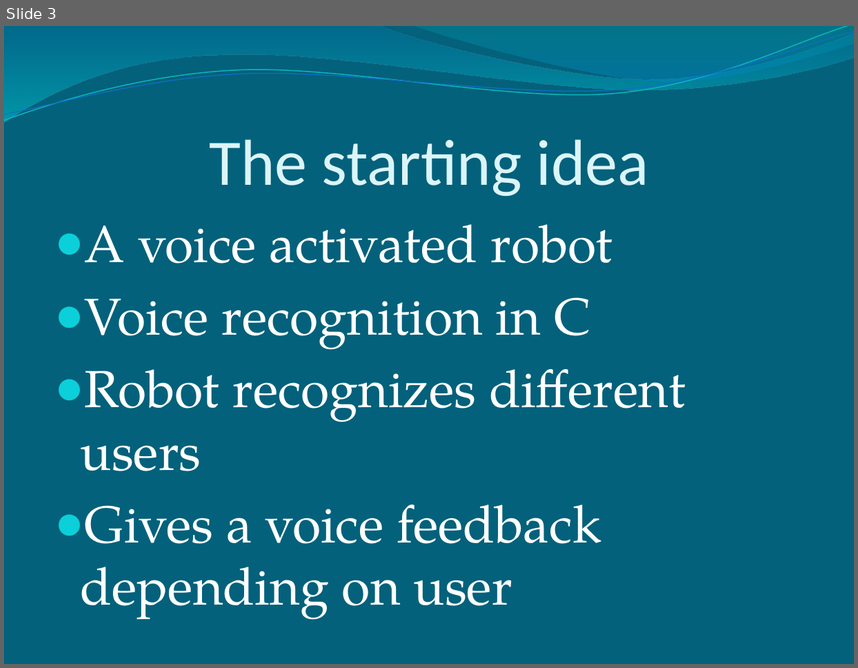
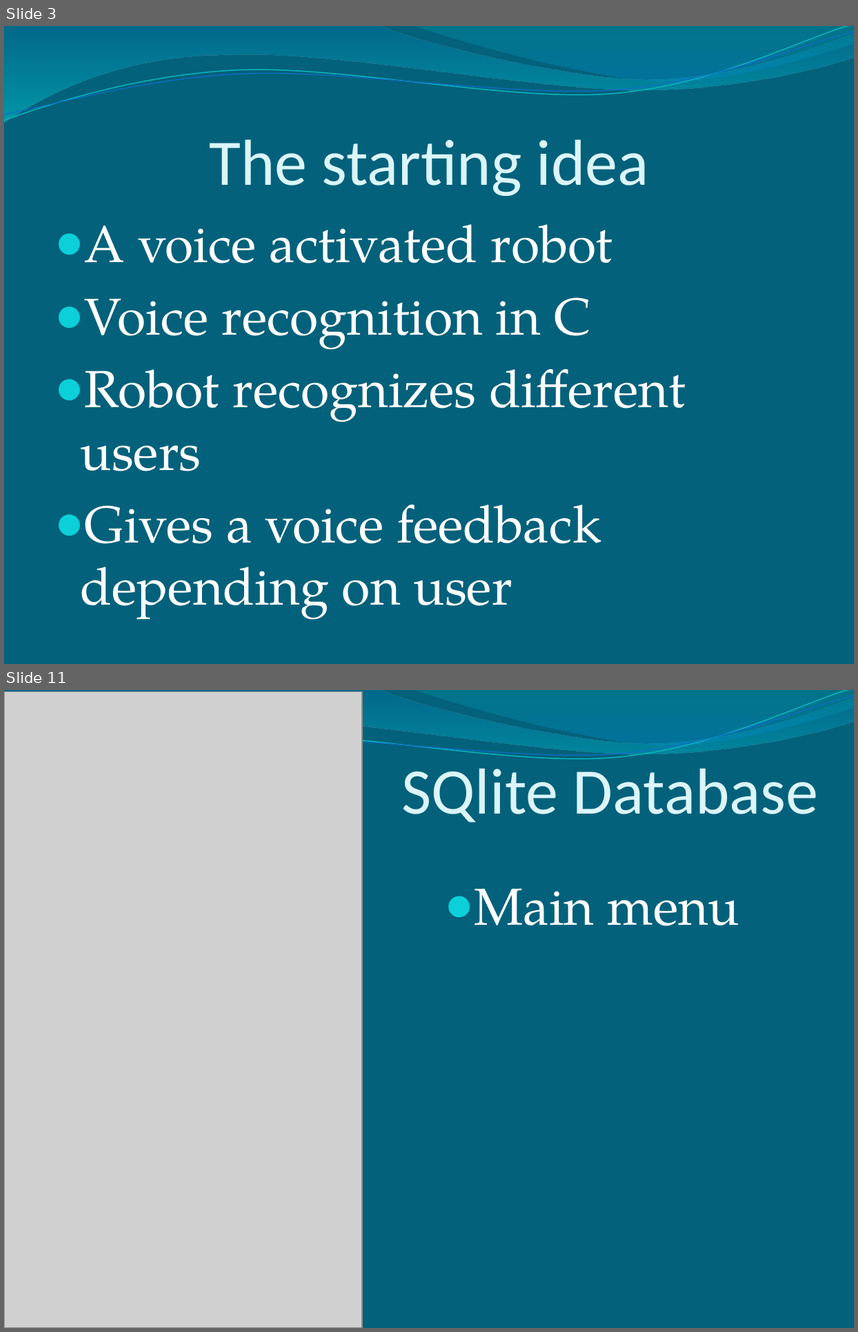
Before and after one commit to Pontus92/JAMP, a slide deck: PowerPoint/Easy Speech.pptx. Shown one above the other, each under a label of ours: slide 3 before the commit, slides 3 and 11 after it; the slides between them are not shown. The pictures are 858x668 and 858x1332 pixels, drawn with LibreOffice and Linux fonts; fonts in the diff are those of the drawing; grey boxes stand for pictures. Boxes give left, top, right and bottom in pixels: in the first picture for what was removed or moved away, otherwise in the second. Text is boxed around its words. In the diff, an @@ line names an element or a change of style, - is before the commit and + after.

```diff
--- a/PowerPoint/Easy Speech.pptx
+++ b/PowerPoint/Easy Speech.pptx
@@ slide 11 added at box(4, 690, 854, 1328), background #04617B; not listed: 4 template elements that a slide beside it also shows @@
@@ picture added at box(5, 691, 363, 1328) @@
@@ title added at box(402, 768, 819, 822), 55 pt, text #DBF5F9 @@
+SQlite Database
@@ text added at box(475, 888, 740, 926), 44 pt, text #FFFFFF @@
+● Main menu
```
Also in this commit, not shown: 5 slides changed, 11 other slides added, 2 slides removed, 1 other file.
